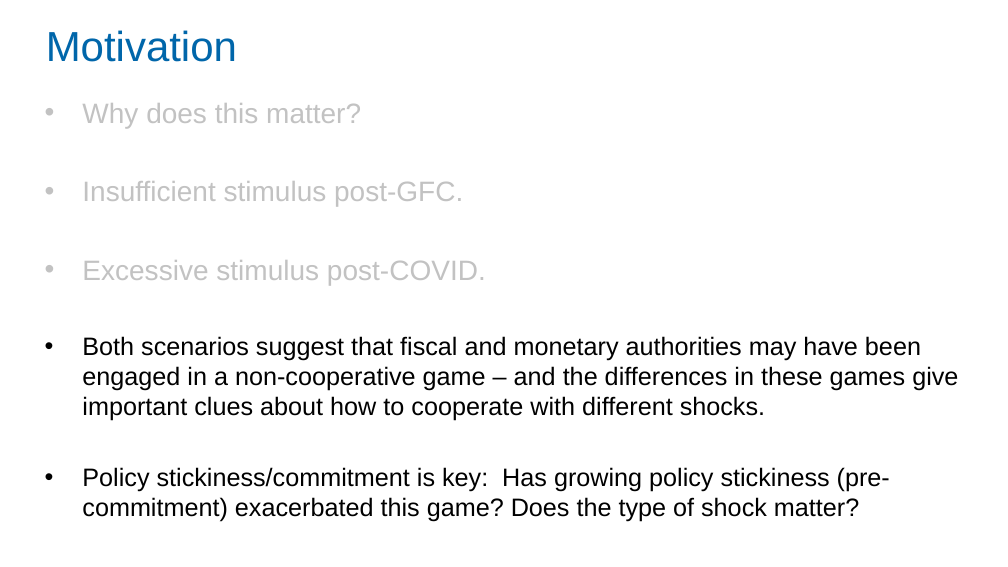
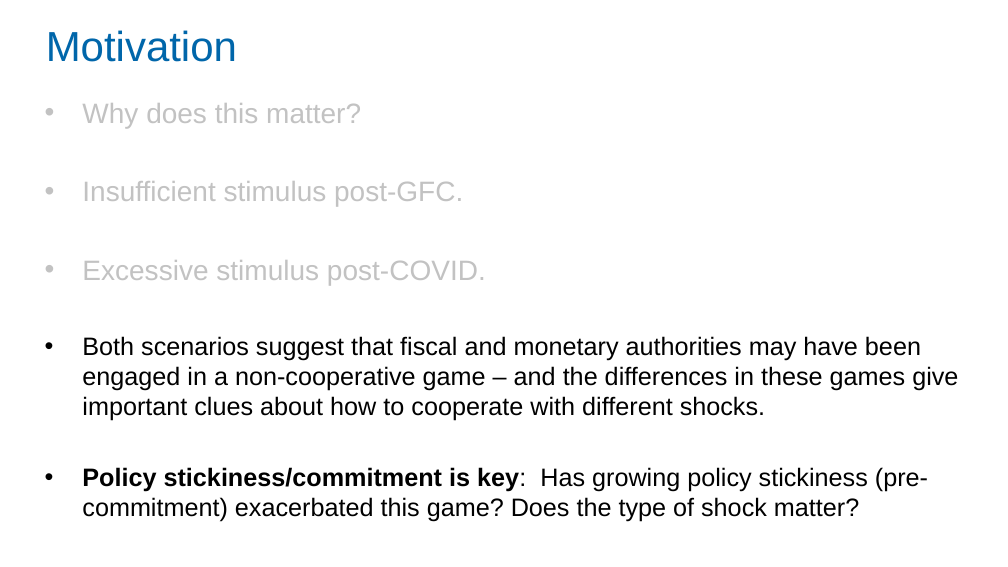
Before and after one commit to Zjub/TVHENZ, a slide deck: slide 6 of MF coordination/SI_game/RBA Coffee Monetary and Fiscal Policy Coordination.pptx (slide 4 before the commit). Drawn at 1008x567 pixels with LibreOffice and Linux fonts; fonts in the diff are those of the drawing. Boxes give left, top, right and bottom in pixels: in the first picture for what was removed or moved away, otherwise in the second. Text is boxed around its words. In the diff, an @@ line names an element or a change of style, - is before the commit and + after.

```diff
--- a/MF coordination/SI_game/RBA Coffee Monetary and Fiscal Policy Coordination.pptx
+++ b/MF coordination/SI_game/RBA Coffee Monetary and Fiscal Policy Coordination.pptx
@@ text at <box>82,467,928,522</box>: bold on in "Policy stickiness/commitment is key:" @@
```
Also in this commit, not shown: 14 other slides changed, 4 slides added, 1 slide removed, 7 other files.
